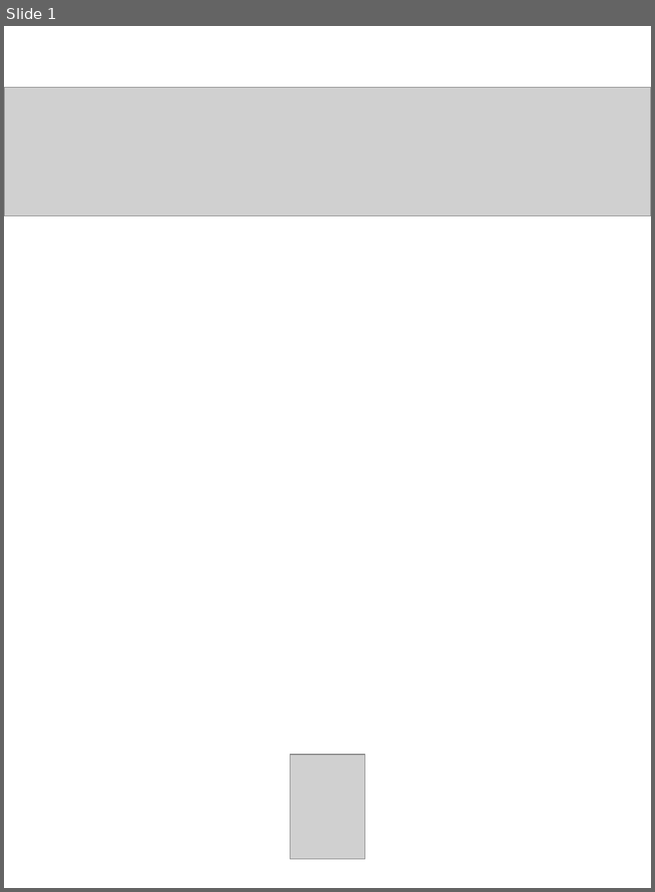
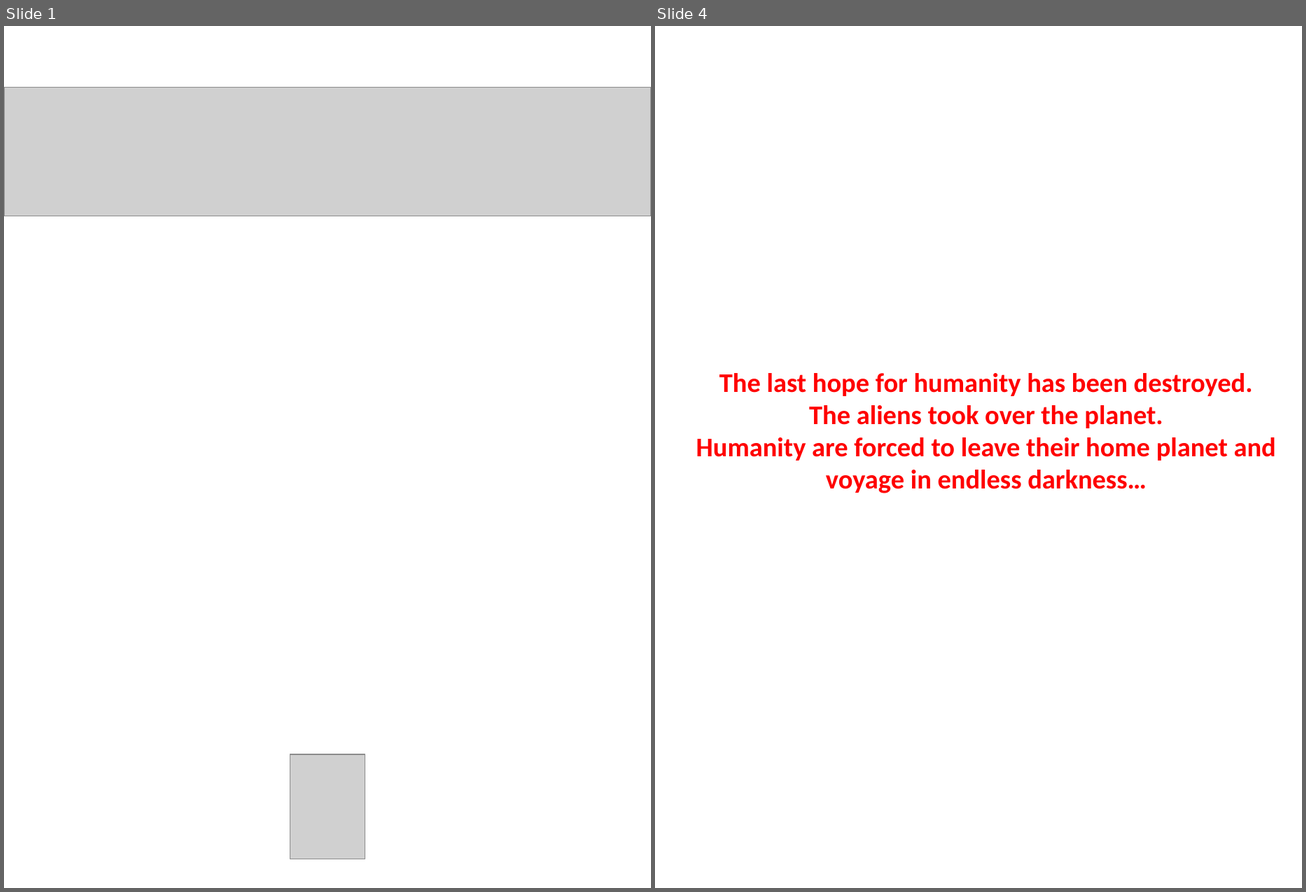
Before and after one commit to PaperbagLife/112-Term-Project-CV-Shooter, a slide deck: Assets/Title screen and tutrorial.pptx. Shown side by side, each under a label of ours: slide 1 before the commit, slides 1 and 4 after it; the slides between them are not shown. The pictures are 655x892 and 1306x892 pixels, drawn with LibreOffice and Linux fonts; fonts in the diff are those of the drawing; grey boxes stand for pictures; background and template pictures are left out. Boxes give left, top, right and bottom in pixels: in the first picture for what was removed or moved away, otherwise in the second. Text is boxed around its words. In the diff, an @@ line names an element or a change of style, - is before the commit and + after.

```diff
--- a/Assets/Title screen and tutrorial.pptx
+++ b/Assets/Title screen and tutrorial.pptx
@@ slide 4 added at [655, 26, 1302, 888], background picture (left out) @@
@@ text added at [696, 373, 1276, 494], 18 pt, text #FF0000, bold @@
+The last hope for humanity has been destroyed.
+The aliens took over the planet.
+Humanity are forced to leave their home planet and voyage in endless darkness…
```
Also in this commit, not shown: 1 slide changed, 1 other slide added, 14 other files.
